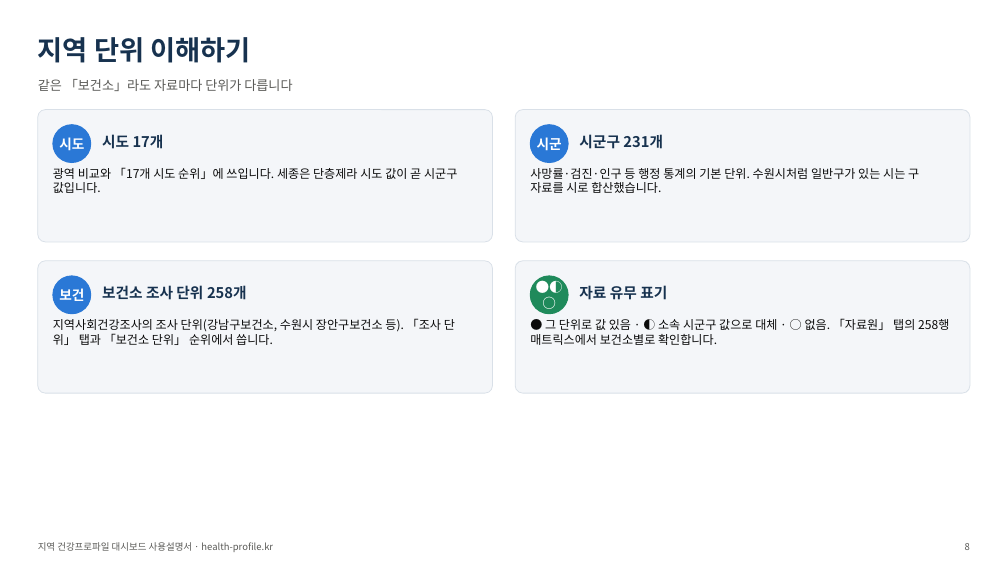
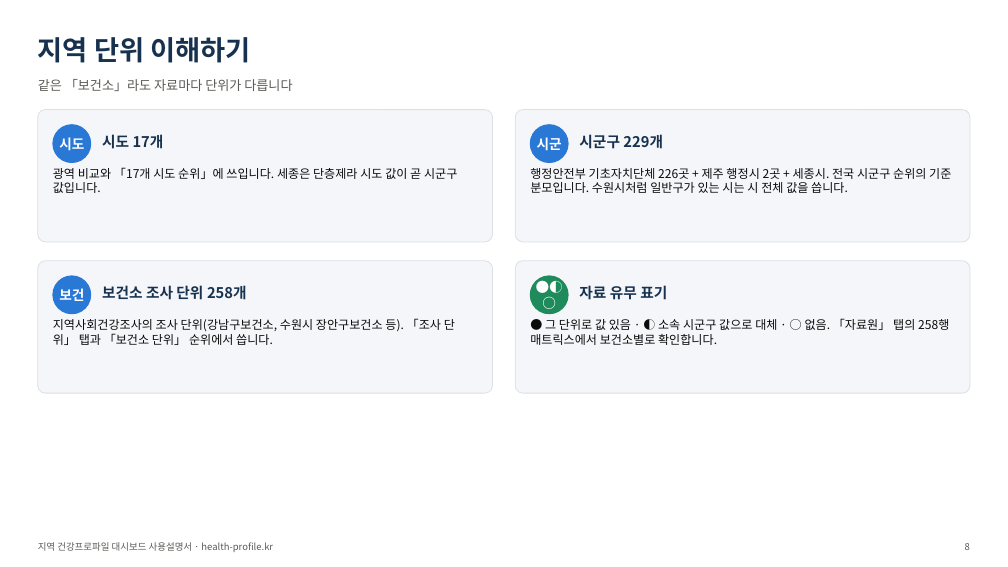
Before and after one commit to soonryu74/soonryu74.github.io, a slide deck: slide 8 of health-dashboard/docs/지역건강프로파일_대시보드_사용설명서_v1.pptx. Drawn at 1008x567 pixels with LibreOffice and Linux fonts; fonts in the diff are those of the drawing. Boxes give left, top, right and bottom in pixels: in the first picture for what was removed or moved away, otherwise in the second. Text is boxed around its words. In the diff, an @@ line names an element or a change of style, - is before the commit and + after.

```diff
--- a/health-dashboard/docs/지역건강프로파일_대시보드_사용설명서_v1.pptx
+++ b/health-dashboard/docs/지역건강프로파일_대시보드_사용설명서_v1.pptx
@@ text at (579, 134, 663, 149): text changed @@
-시군구 231개
+시군구 229개
@@ text at (530, 168, 951, 193): text changed @@
-사망률·검진·인구 등 행정 통계의 기본 단위. 수원시처럼 일반구가 있는 시는 구 자료를 시로 합산했습니다.
+행정안전부 기초자치단체 226곳 + 제주 행정시 2곳 + 세종시. 전국 시군구 순위의 기준 분모입니다. 수원시처럼 일반구가 있는 시는 시 전체 값을 씁니다.
```
Also in this commit, not shown: 12 other slides changed, 52 other files.
